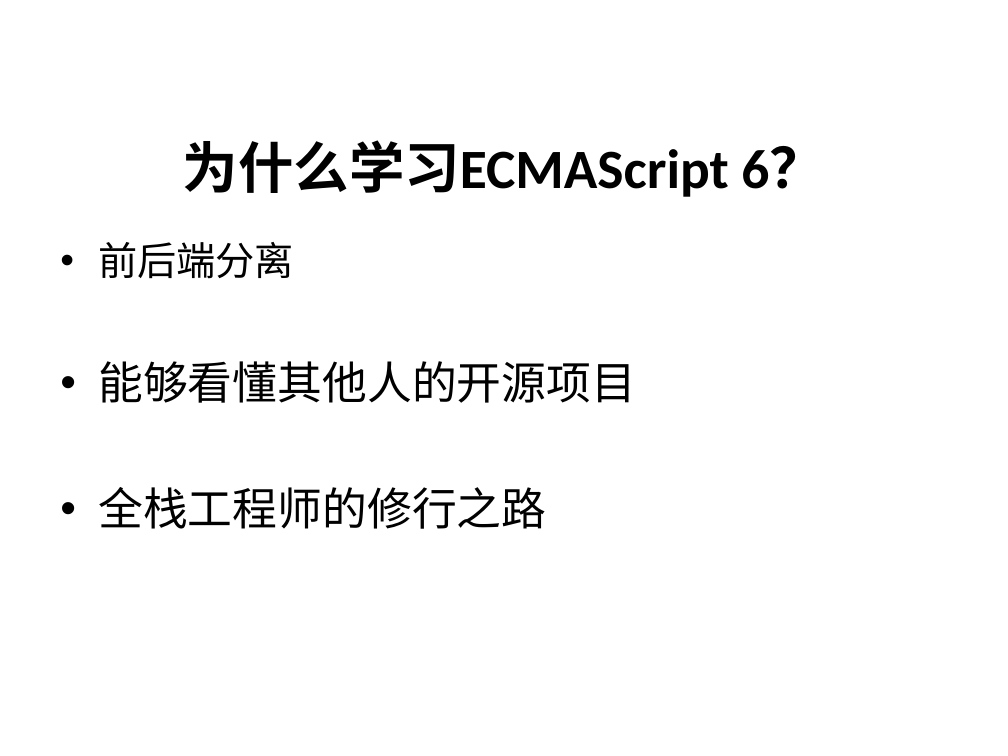
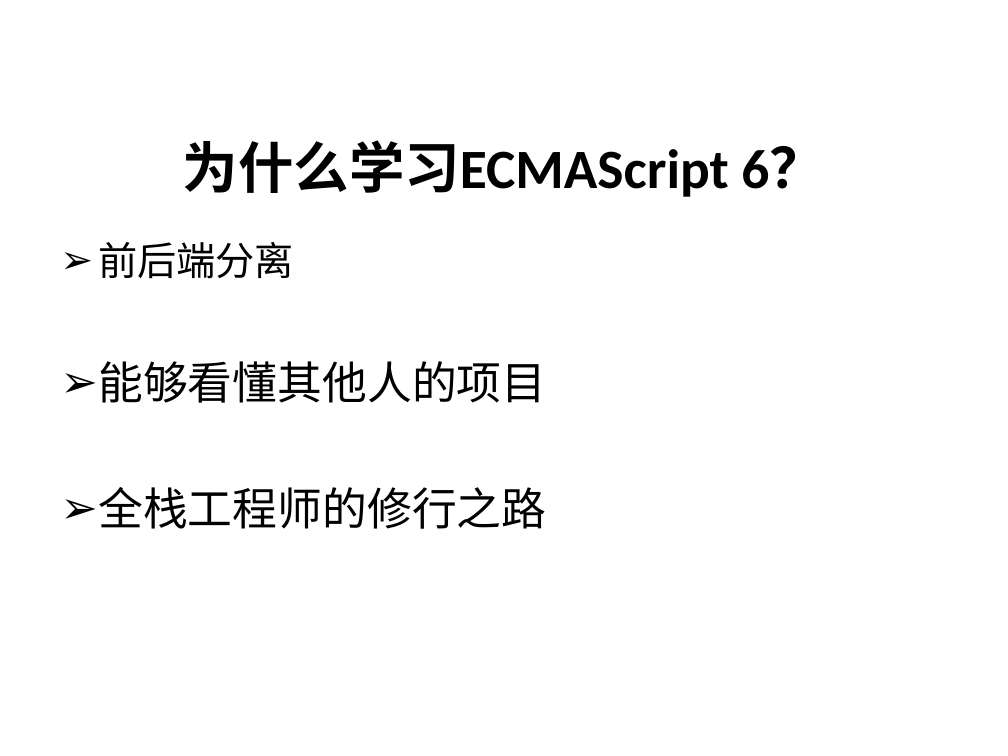
Before and after one commit to 1392731944/es6, a slide deck: slide 3 of es6.pptx. Drawn at 1008x756 pixels with LibreOffice and Linux fonts; fonts in the diff are those of the drawing; background and template pictures are left out. Boxes give left, top, right and bottom in pixels: in the first picture for what was removed or moved away, otherwise in the second. Text is boxed around its words. In the diff, an @@ line names an element or a change of style, - is before the commit and + after.

Commit message:
add

```diff
--- a/es6.pptx
+++ b/es6.pptx
@@ text at bbox=[98, 242, 546, 529]: bullet • to ➢ @@
@@ text at bbox=[98, 361, 546, 403]: text changed @@
-• 能够看懂其他人的开源项目
+➢ 能够看懂其他人的项目
```
Also in this commit, not shown: 4 other slides changed, 3 slides added.
